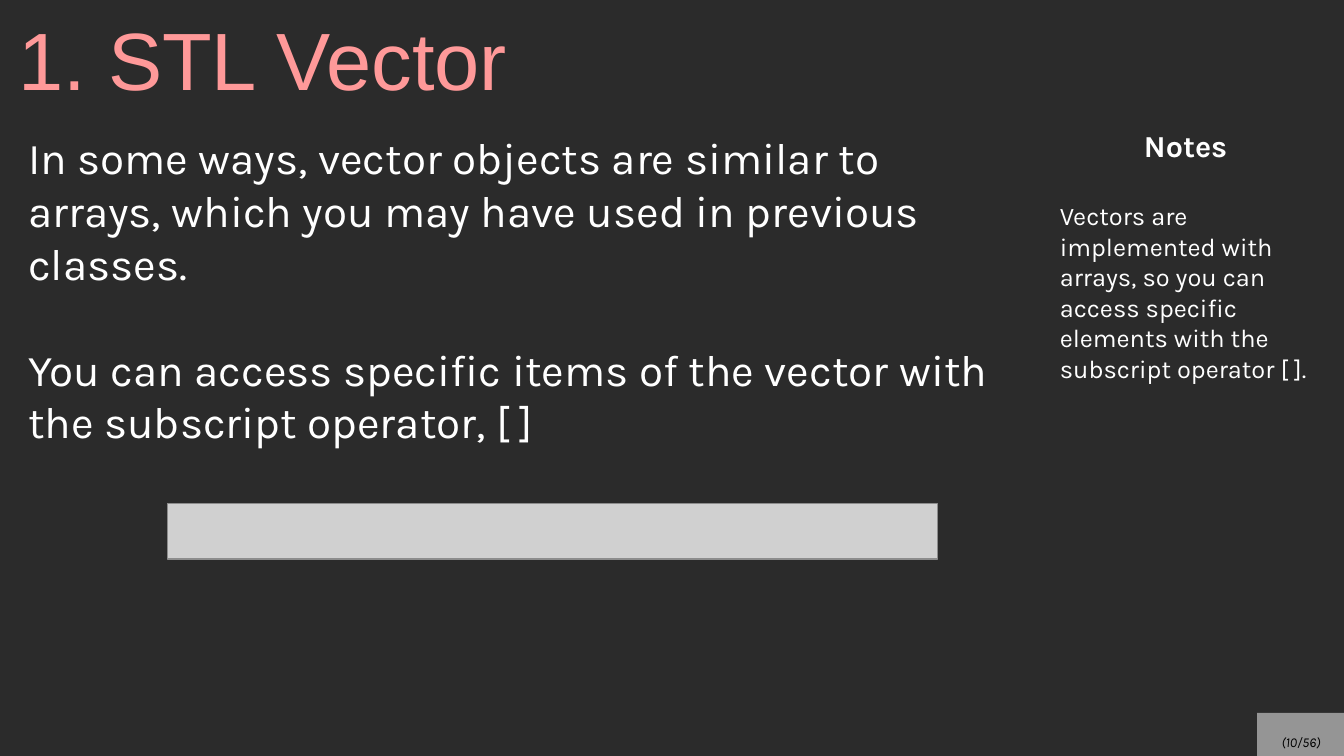
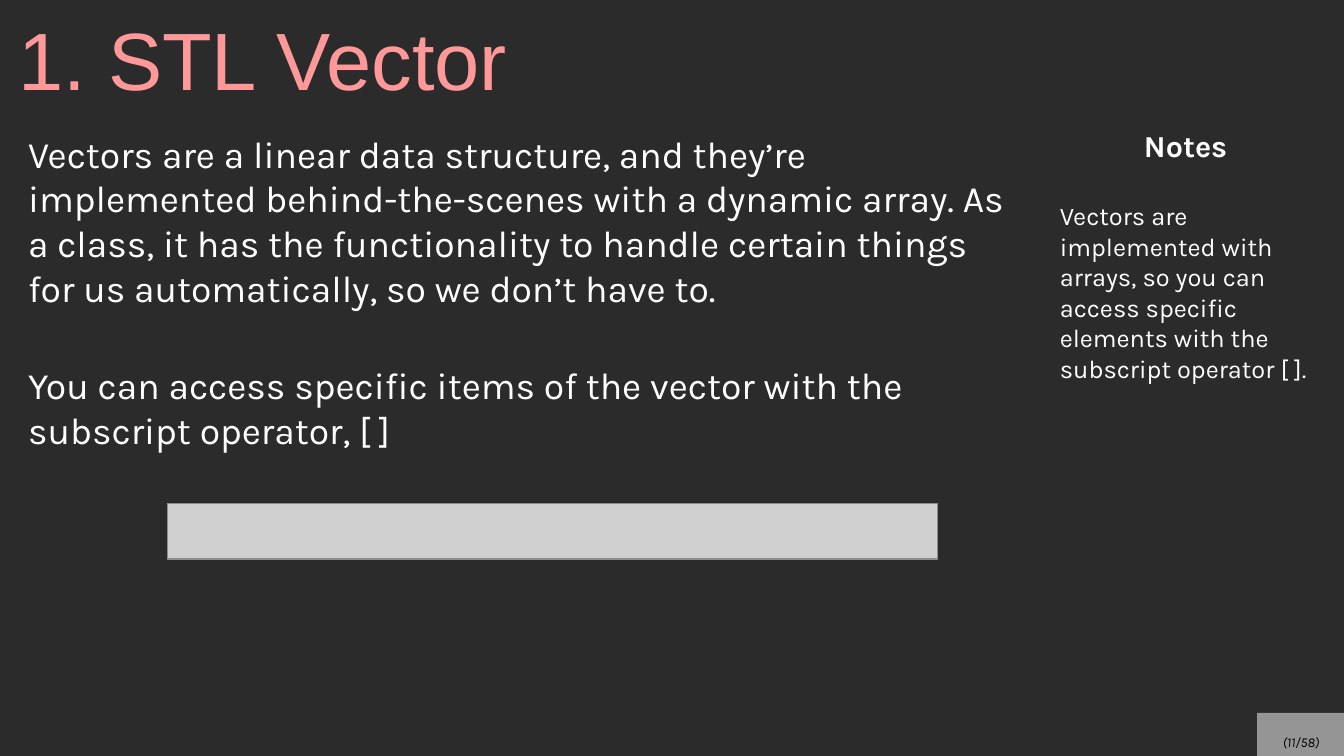
Before and after one commit to mariamhabib/CS250-Data-Structures, a slide deck: slide 11 of Lectures/1_Using_STL_structures.odp (slide 10 before the commit). Drawn at 1344x756 pixels with LibreOffice and Linux fonts; fonts in the diff are those of the drawing; grey boxes stand for pictures; background and template pictures are left out; a plain dark background stands for a picture behind light text. Boxes give left, top, right and bottom in pixels: in the first picture for what was removed or moved away, otherwise in the second. Text is boxed around its words. In the diff, an @@ line names an element or a change of style, - is before the commit and + after.

```diff
--- a/Lectures/1_Using_STL_structures.odp
+++ b/Lectures/1_Using_STL_structures.odp
@@ text at (x1=28, y1=142, x2=1004, y2=311): text changed; size 26 to 22 pt @@
-In some ways, vector objects are similar to arrays, which you may have used in previous classes.
+Vectors are a linear data structure, and they’re implemented behind-the-scenes with a dynamic array. As a class, it has the functionality to handle certain things for us automatically, so we don’t have to.
@@ text at (x1=28, y1=373, x2=903, y2=453): size 26 to 22 pt in "You can access specific items of the ..." @@
@@ page number at (x1=1283, y1=737, x2=1319, y2=748): text changed @@
-(10/56)
+(11/58)
```
Also in this commit, not shown: 4 other slides changed, 2 slides added, 4 other files.
